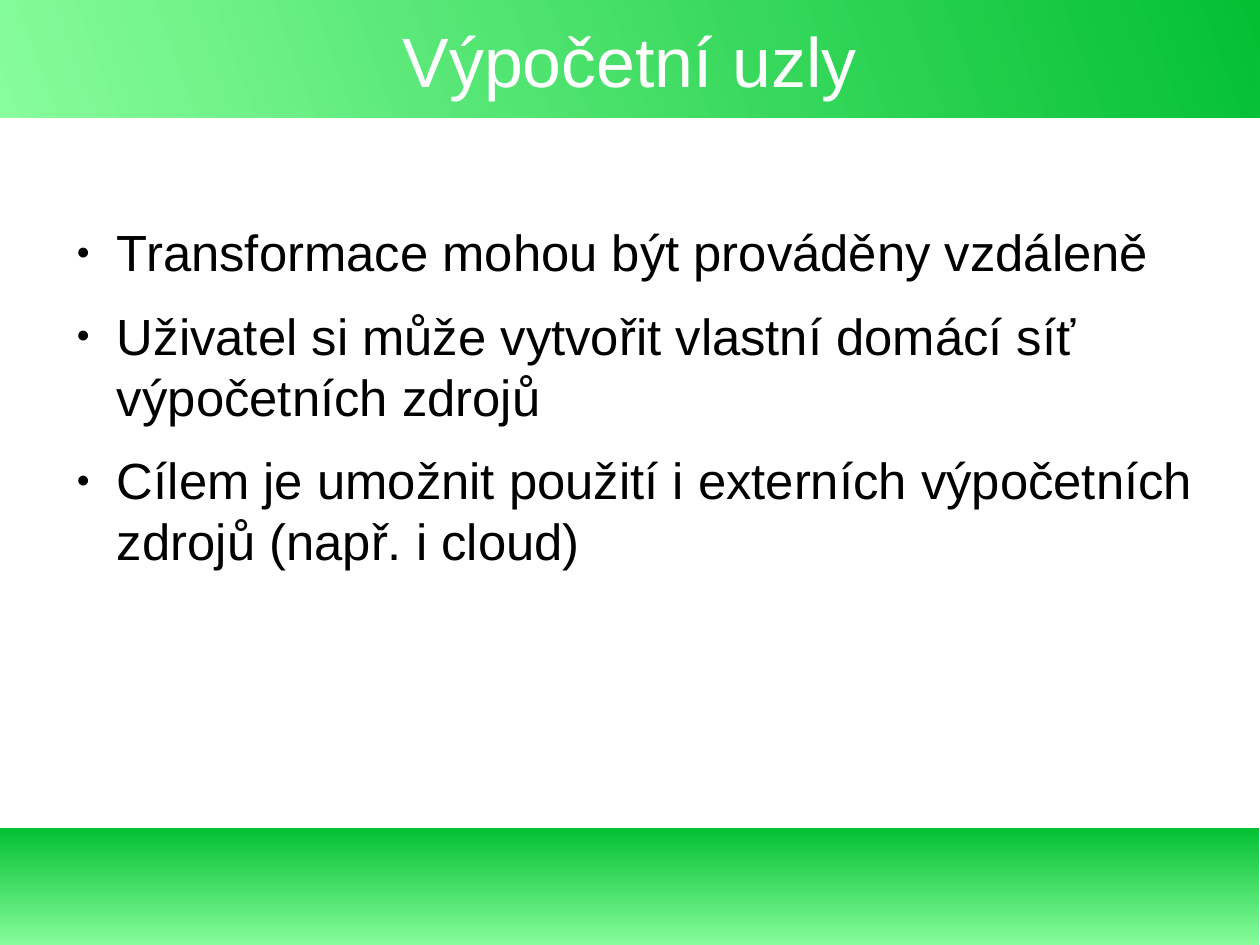
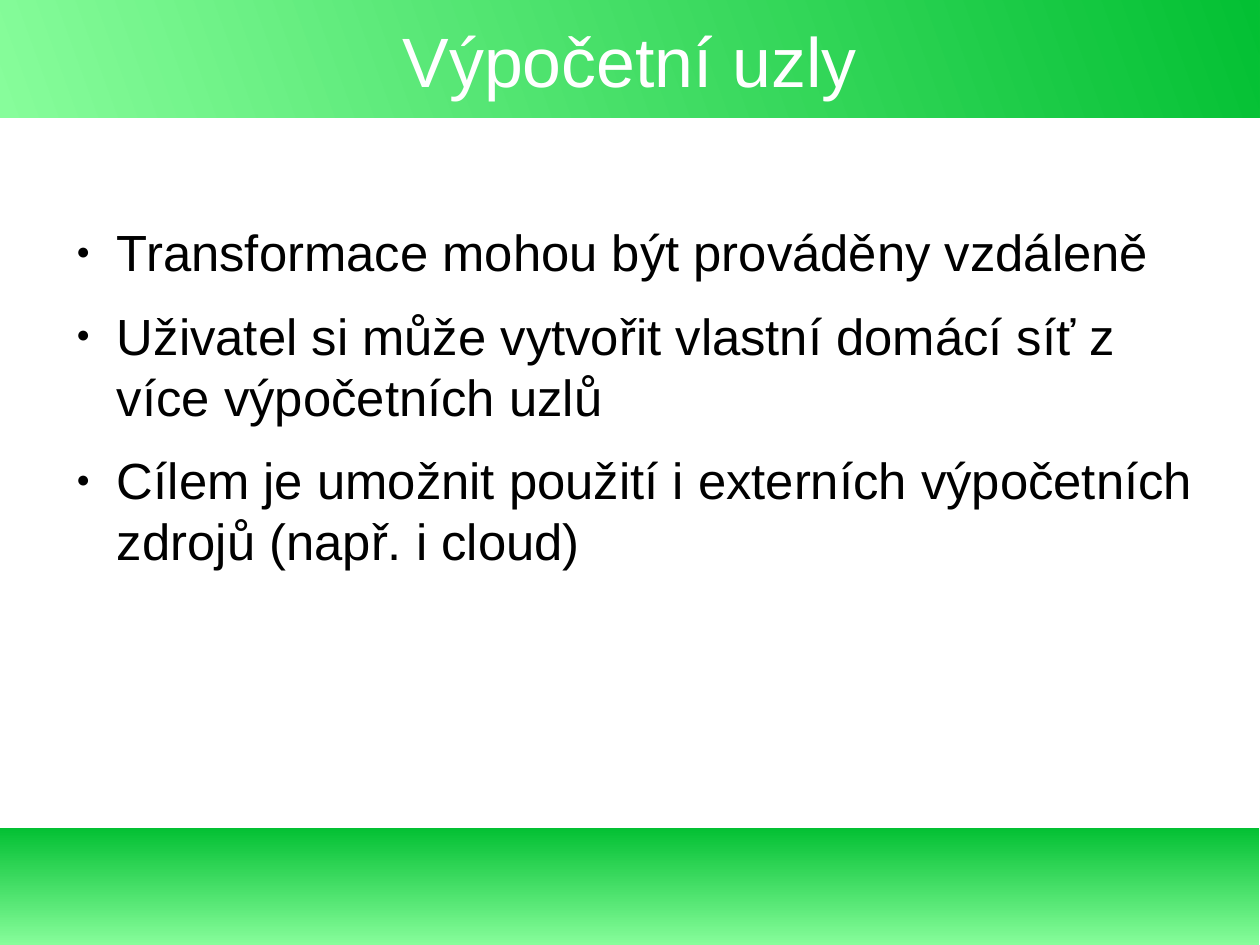
Before and after one commit to exbin/xbup-doc, a slide deck: slide 10 of presentation/XBUP Overview.odp. Drawn at 1260x945 pixels with LibreOffice and Linux fonts; fonts in the diff are those of the drawing. Boxes give left, top, right and bottom in pixels: in the first picture for what was removed or moved away, otherwise in the second. Text is boxed around its words. In the diff, an @@ line names an element or a change of style, - is before the commit and + after.

```diff
--- a/presentation/XBUP Overview.odp
+++ b/presentation/XBUP Overview.odp
@@ text at [117, 314, 1115, 426]: text changed @@
-● Uživatel si může vytvořit vlastní domácí síť výpočetních zdrojů
+● Uživatel si může vytvořit vlastní domácí síť z více výpočetních uzlů
```
Also in this commit, not shown: 3 other slides changed, 3 other files.
